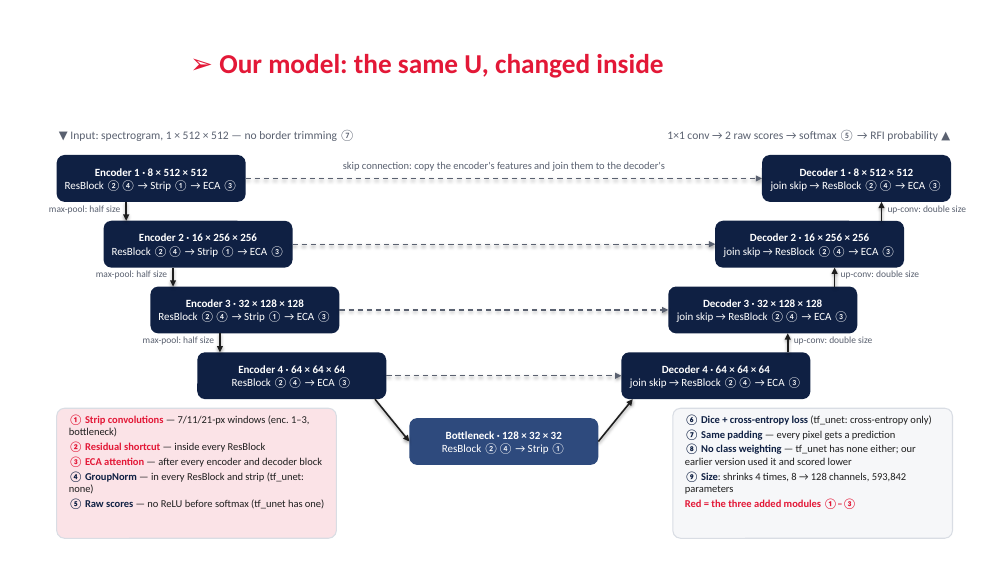
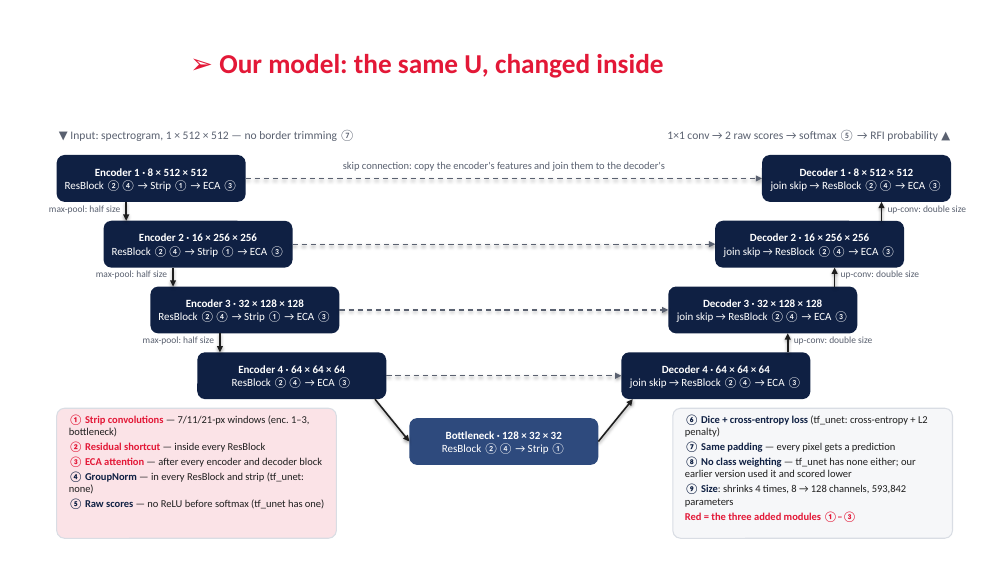
Before and after one commit to RonakSinghRaina/MP, a slide deck: slide 2 of Hybrid_Model_Schematic.pptx. Drawn at 1008x567 pixels with LibreOffice and Linux fonts; fonts in the diff are those of the drawing; background and template pictures are left out. Boxes give left, top, right and bottom in pixels: in the first picture for what was removed or moved away, otherwise in the second. Text is boxed around its words. In the diff, an @@ line names an element or a change of style, - is before the commit and + after.

```diff
--- a/Hybrid_Model_Schematic.pptx
+++ b/Hybrid_Model_Schematic.pptx
@@ text at <box>685,414,928,437</box>: text changed @@
-⑥ Dice + cross-entropy loss (tf_unet: cross-entropy only)
+⑥ Dice + cross-entropy loss (tf_unet: cross-entropy + L2 penalty)
```
Also in this commit, not shown: 6 other files.
